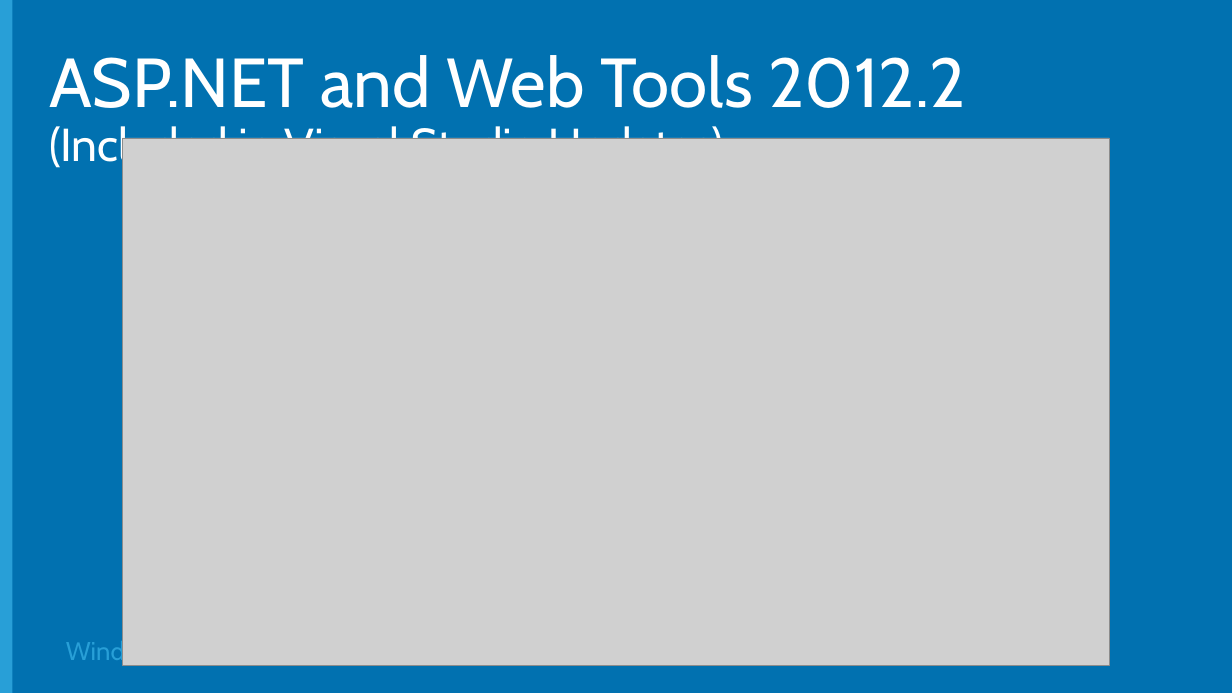
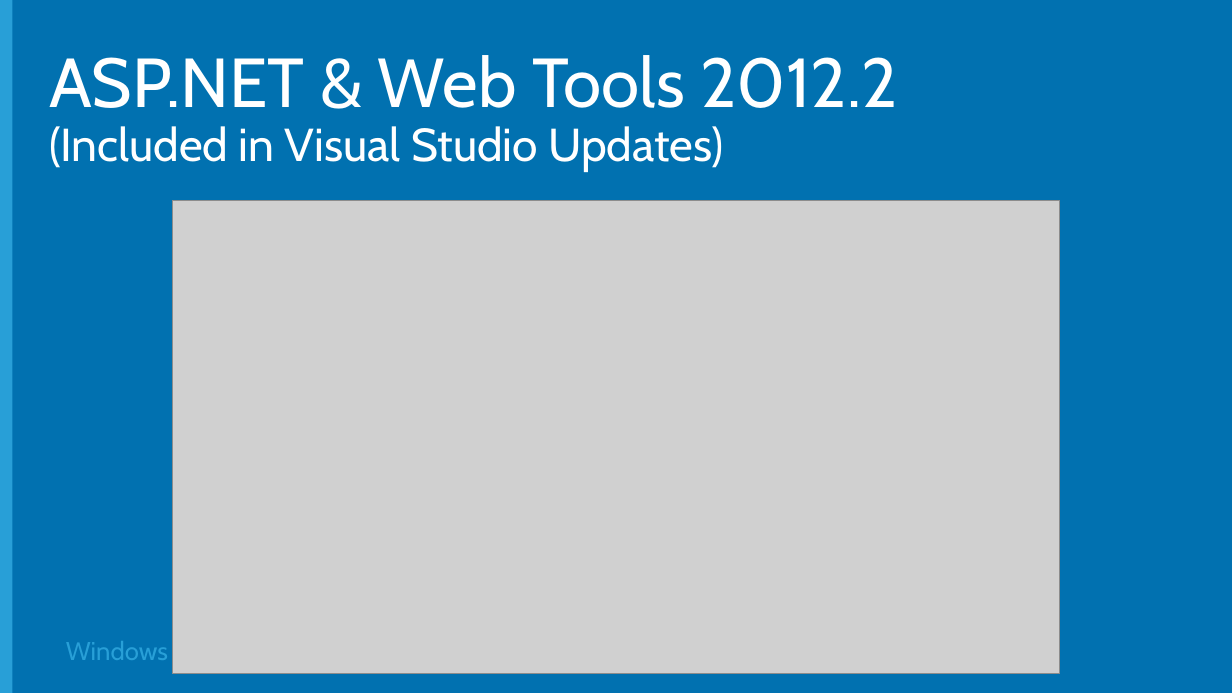
Before and after one commit to Microsoft-Web/DECK-ASPNET-and-VS-Web-Tooling, a slide deck: slide 9 of 2-ASPNET-and-VS-Web-Tooling.pptx. Drawn at 1232x693 pixels with LibreOffice and Linux fonts; fonts in the diff are those of the drawing; grey boxes stand for pictures; background and template pictures are left out. Boxes give left, top, right and bottom in pixels: in the first picture for what was removed or moved away, otherwise in the second. Text is boxed around its words. In the diff, an @@ line names an element or a change of style, - is before the commit and + after.

Commit message:
updated deck

```diff
--- a/2-ASPNET-and-VS-Web-Tooling.pptx
+++ b/2-ASPNET-and-VS-Web-Tooling.pptx
@@ title at <box>49,55,897,172</box>: text changed @@
-ASP.NET and Web Tools 2012.2
-(Included in Visual Studio Updates)
+ASP.NET & Web Tools 2012.2
+(Included in Visual Studio Updates)
@@ picture: place and size @@
-picture at <box>123,138,1110,665</box>
+picture at <box>173,201,1060,675</box>
```
Also in this commit, not shown: 6 other slides changed, 2 slides added, 1 slide removed, 1 other file.
